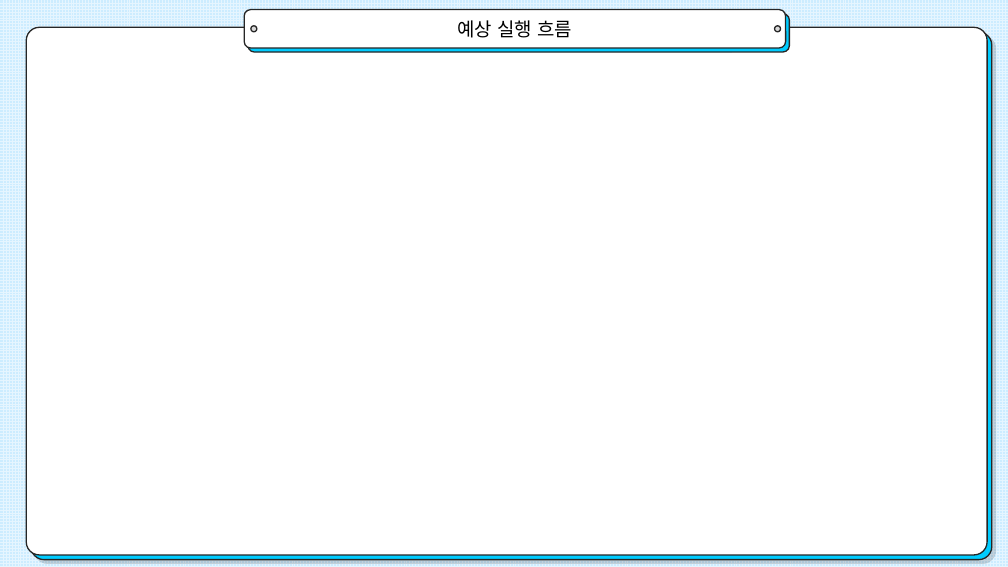
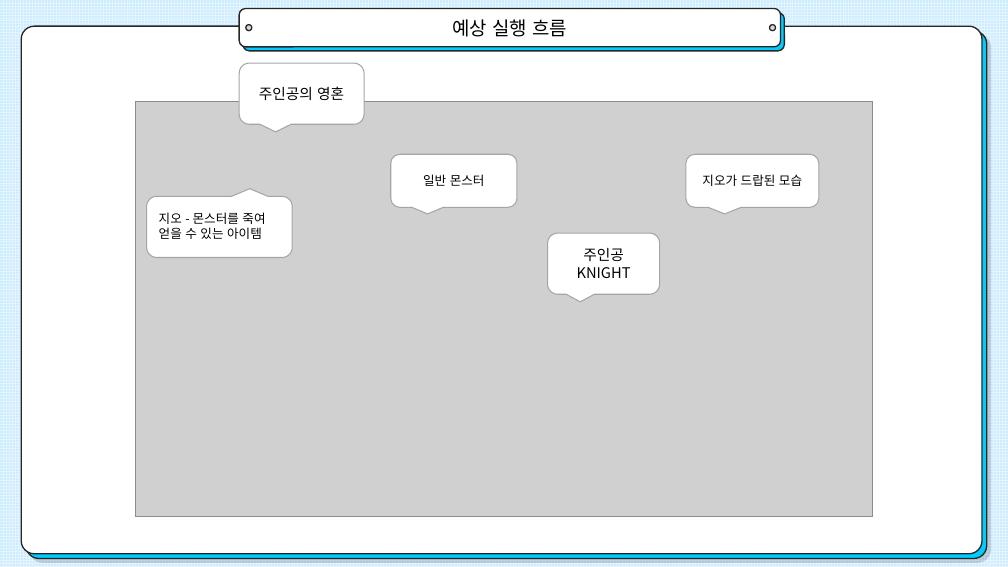
Before and after one commit to yeonii01/2020180038_2DGP_DRILL, a slide deck: slide 5 of 프로젝트1차/프로젝트 1차 발표 ppt.pptx. Drawn at 1008x567 pixels with LibreOffice and Linux fonts; fonts in the diff are those of the drawing; grey boxes stand for pictures. Boxes give left, top, right and bottom in pixels: in the first picture for what was removed or moved away, otherwise in the second. Text is boxed around its words. In the diff, an @@ line names an element or a change of style, - is before the commit and + after.

```diff
--- a/프로젝트1차/프로젝트 1차 발표 ppt.pptx
+++ b/프로젝트1차/프로젝트 1차 발표 ppt.pptx
@@ 4 rounded rectangles, 2 ellipses: place and size @@
-4 rounded rectangles, 2 ellipses at [26, 10, 992, 560]
+4 rounded rectangles, 2 ellipses at [21, 8, 987, 559]
@@ rounded speech box added at [239, 63, 364, 124], fill #FFFFFF, outline #A5A5A5 1 pt, 14 pt, text #000000 @@
+주인공의 영혼
@@ picture added at [135, 101, 873, 517] @@
@@ rounded speech box added at [391, 154, 517, 207], fill #FFFFFF, outline #A5A5A5 1 pt, 12 pt, text #000000 @@
+일반 몬스터
@@ rounded speech box added at [686, 154, 819, 207], fill #FFFFFF, outline #A5A5A5 1 pt, 12 pt, text #000000 @@
+지오가 드랍된 모습
@@ rounded speech box added at [147, 197, 293, 258], fill #FFFFFF, outline #A5A5A5 1 pt @@
@@ text added at [159, 212, 265, 239], 12 pt, text #000000 @@
+지오 - 몬스터를 죽여
+얻을 수 있는 아이템
@@ rounded speech box added at [547, 233, 659, 294], fill #FFFFFF, outline #A5A5A5 1 pt, 14 pt, text #000000 @@
+주인공 KNIGHT
```
Also in this commit, not shown: 3 other slides changed.
